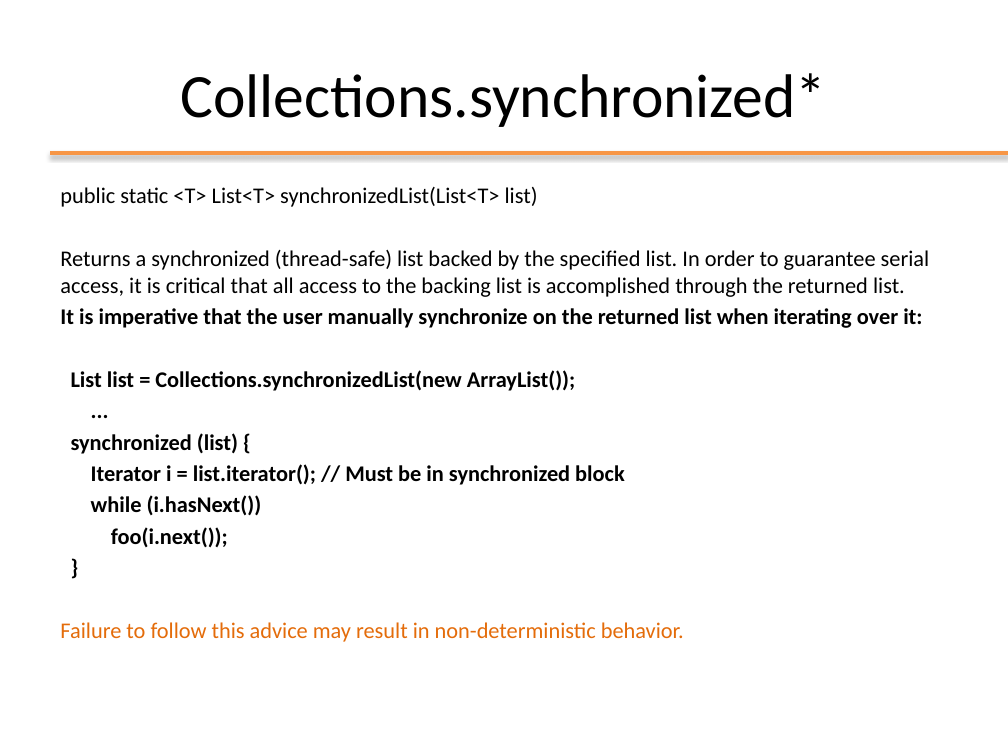
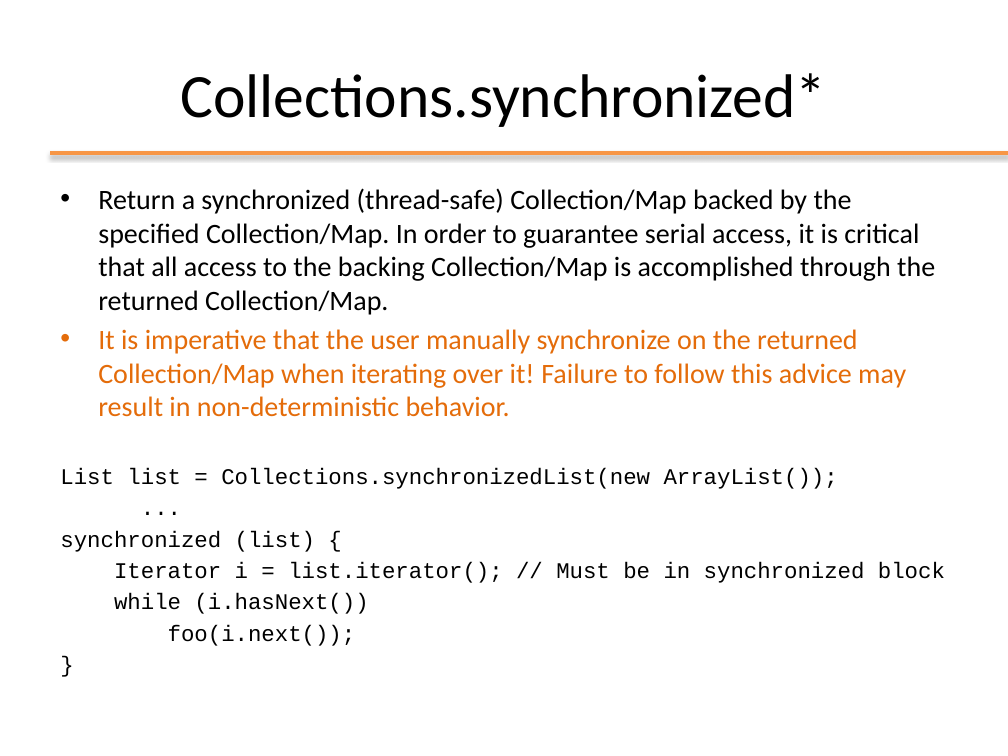
Before and after one commit to Andrea99-beep/ooprogramming, a slide deck: slide 16 of slides/ppt/12_Threads_Syncronization.pptx. Drawn at 1008x756 pixels with LibreOffice and Linux fonts; fonts in the diff are those of the drawing; background and template pictures are left out. Boxes give left, top, right and bottom in pixels: in the first picture for what was removed or moved away, otherwise in the second. Text is boxed around its words. In the diff, an @@ line names an element or a change of style, - is before the commit and + after.

```diff
--- a/slides/ppt/12_Threads_Syncronization.pptx
+++ b/slides/ppt/12_Threads_Syncronization.pptx
@@ text at box(98, 188, 935, 417): text changed; size 16 to 20 pt @@
-public static <T> List<T> synchronizedList(List<T> list)
-Returns a synchronized (thread-safe) list backed by the specified list. In order to guarantee serial access, it is critical that all access to the backing list is accomplished through the returned list.
-It is imperative that the user manually synchronize on the returned list when iterating over it:
+• Return a synchronized (thread-safe) Collection/Map backed by the specified Collection/Map. In order to guarantee serial access, it is critical that all access to the backing Collection/Map is accomplished through the returned Collection/Map.
+• It is imperative that the user manually synchronize on the returned Collection/Map when iterating over it! Failure to follow this advice may result in non-deterministic behavior.
@@ text at box(60, 468, 945, 646): font Calibri to Courier New, bold off in "List list = Collections.synchronizedList(new ArrayList());", "...", "synchronized (list) {", "Iterator i = list.iterator(); // Must be ..." and 3 more places @@
@@ text at box(60, 622, 684, 642): paragraph removed @@
-Failure to follow this advice may result in non-deterministic behavior.
```
Also in this commit, not shown: 16 other slides changed, 2 slides added, 2 slides removed, 13 other files.
